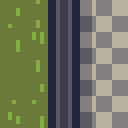
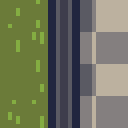
Layer changes from the first 128 × 128 image to the second:
painted on "Arrière-plan" over [80, 0, 128, 128]
